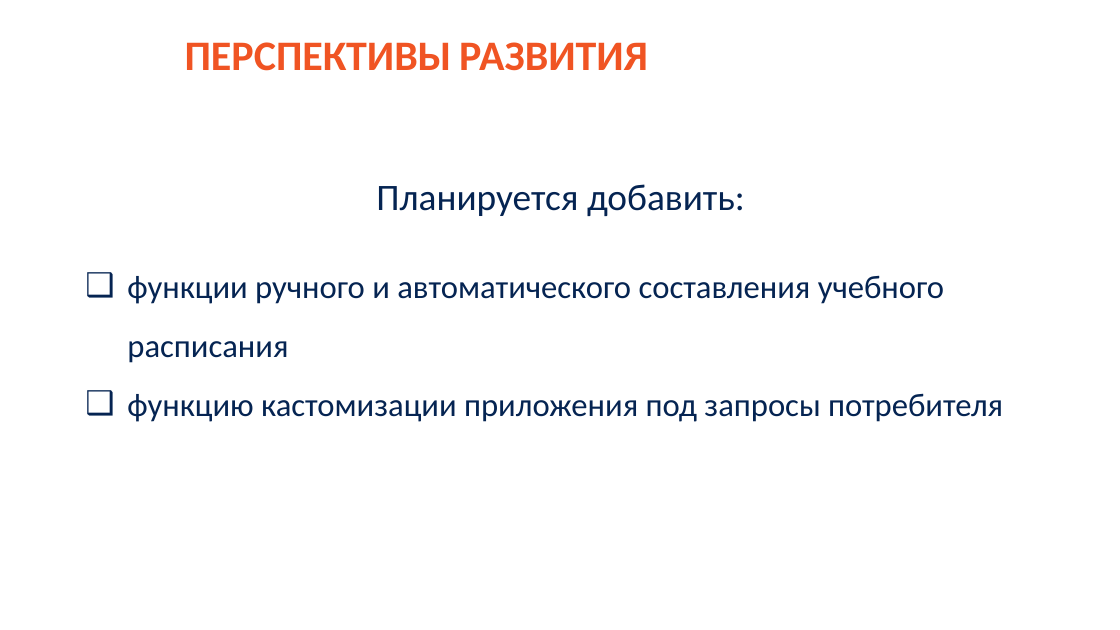
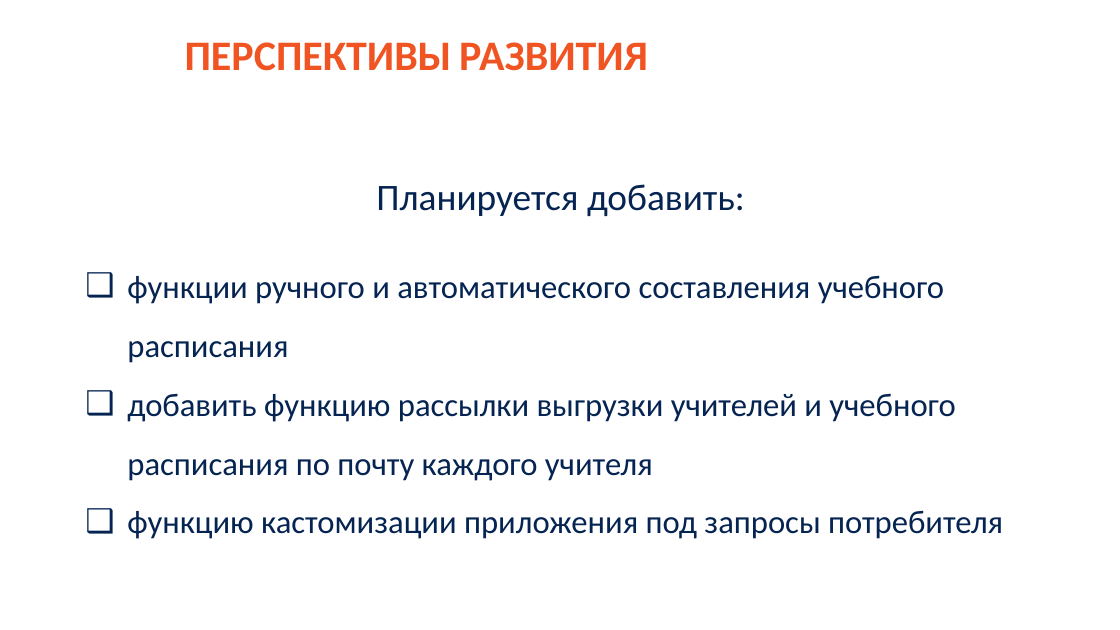
Before and after one commit to saaasssska/helper_by_school, a slide deck: slide 9 of Documentation/проект.pptx. Drawn at 1120x630 pixels with LibreOffice and Linux fonts; fonts in the diff are those of the drawing; background and template pictures are left out. Boxes give left, top, right and bottom in pixels: in the first picture for what was removed or moved away, otherwise in the second. Text is boxed around its words. In the diff, an @@ line names an element or a change of style, - is before the commit and + after.

Commit message:
добавлено ручное составление расписания, фикс багов

```diff
--- a/Documentation/проект.pptx
+++ b/Documentation/проект.pptx
@@ text at (127,393,955,481): paragraph added @@
+❑ добавить функцию рассылки выгрузки учителей и учебного расписания по почту каждого учителя
```
Also in this commit, not shown: 1 other slide changed, 24 other files.
